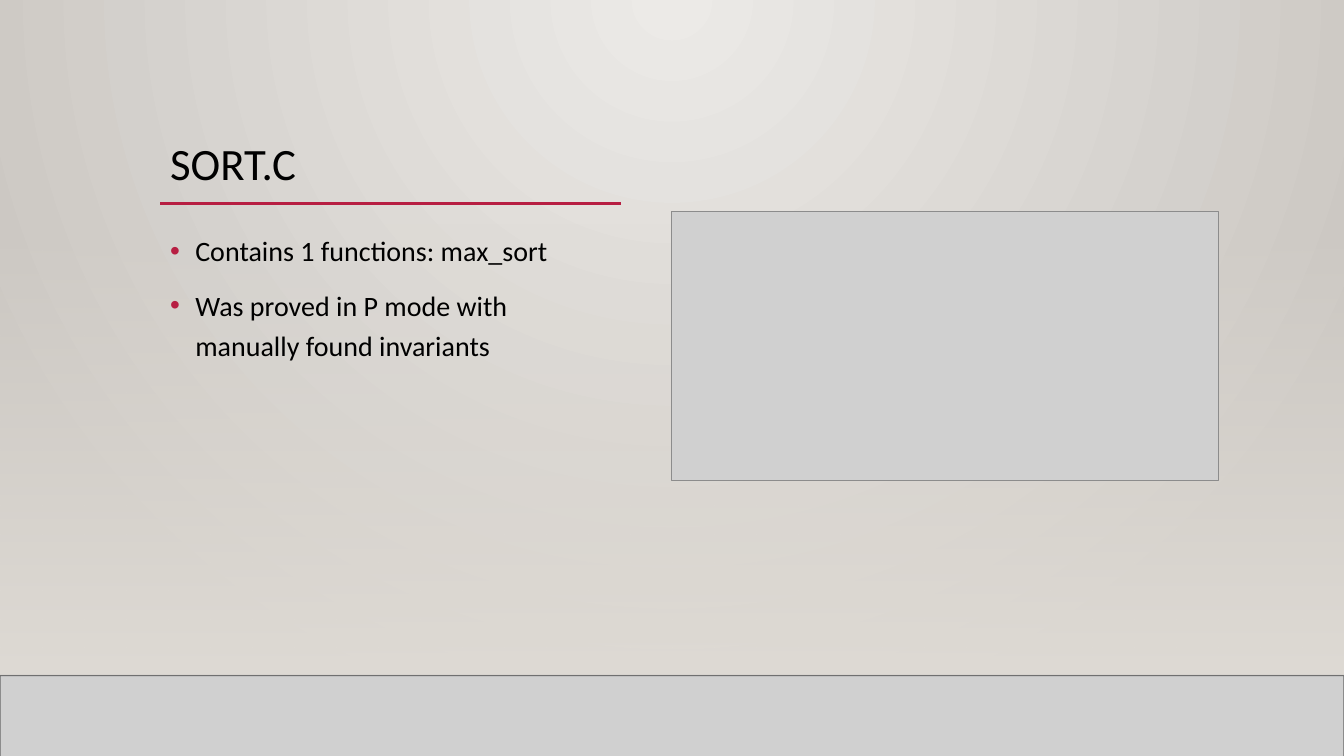
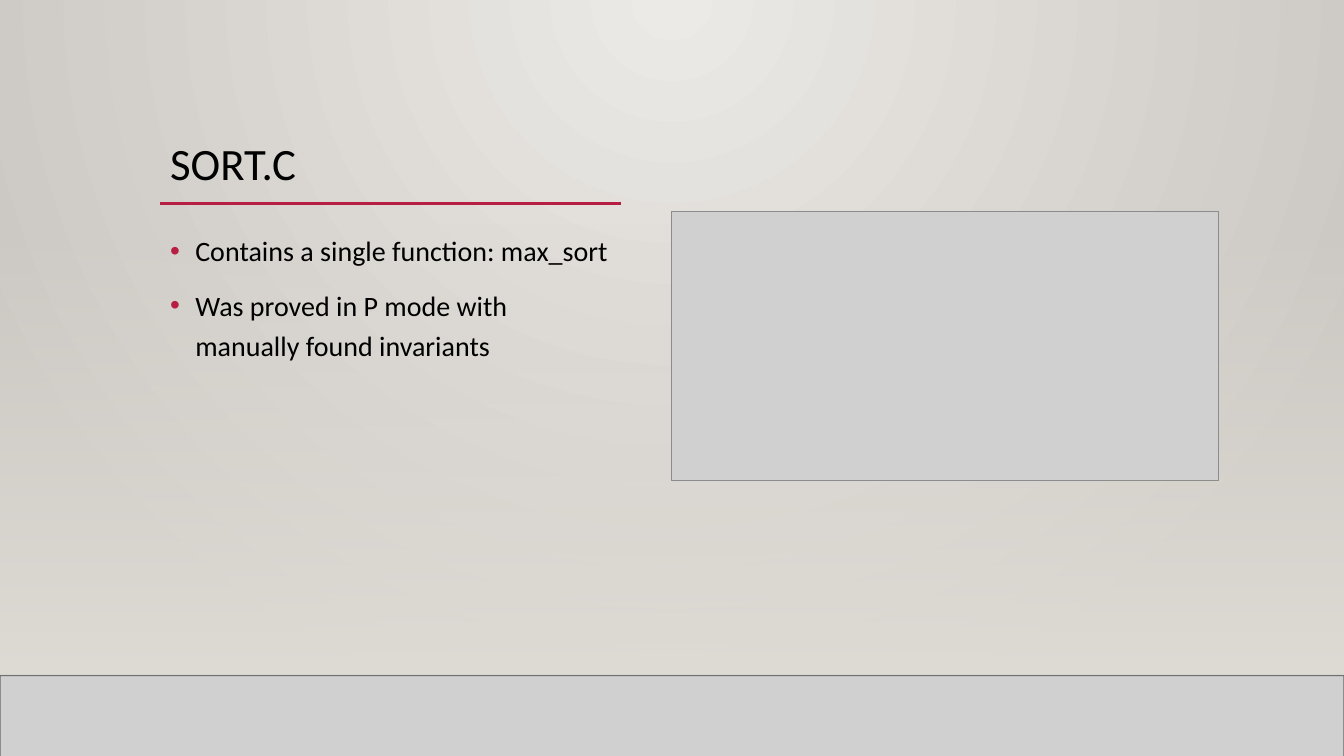
Before and after one commit to Robert-Litvak/Formal-Verification-Project, a slide deck: slide 61 of Project Presentation.pptx. Drawn at 1344x756 pixels with LibreOffice and Linux fonts; fonts in the diff are those of the drawing; grey boxes stand for pictures; background and template pictures are left out. Boxes give left, top, right and bottom in pixels: in the first picture for what was removed or moved away, otherwise in the second. Text is boxed around its words. In the diff, an @@ line names an element or a change of style, - is before the commit and + after.

```diff
--- a/Project Presentation.pptx
+++ b/Project Presentation.pptx
@@ text at (195, 241, 608, 266): text changed @@
-• Contains 1 functions: max_sort
+• Contains a single function: max_sort
```
Also in this commit, not shown: 1 other slide changed.
